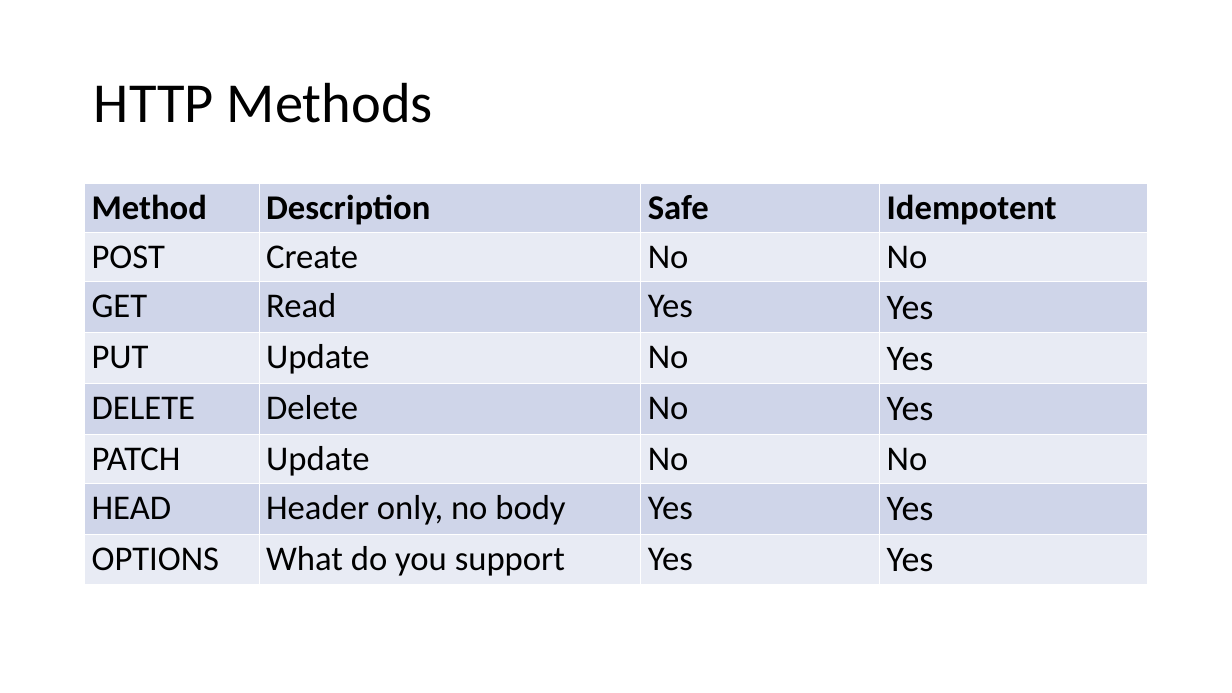
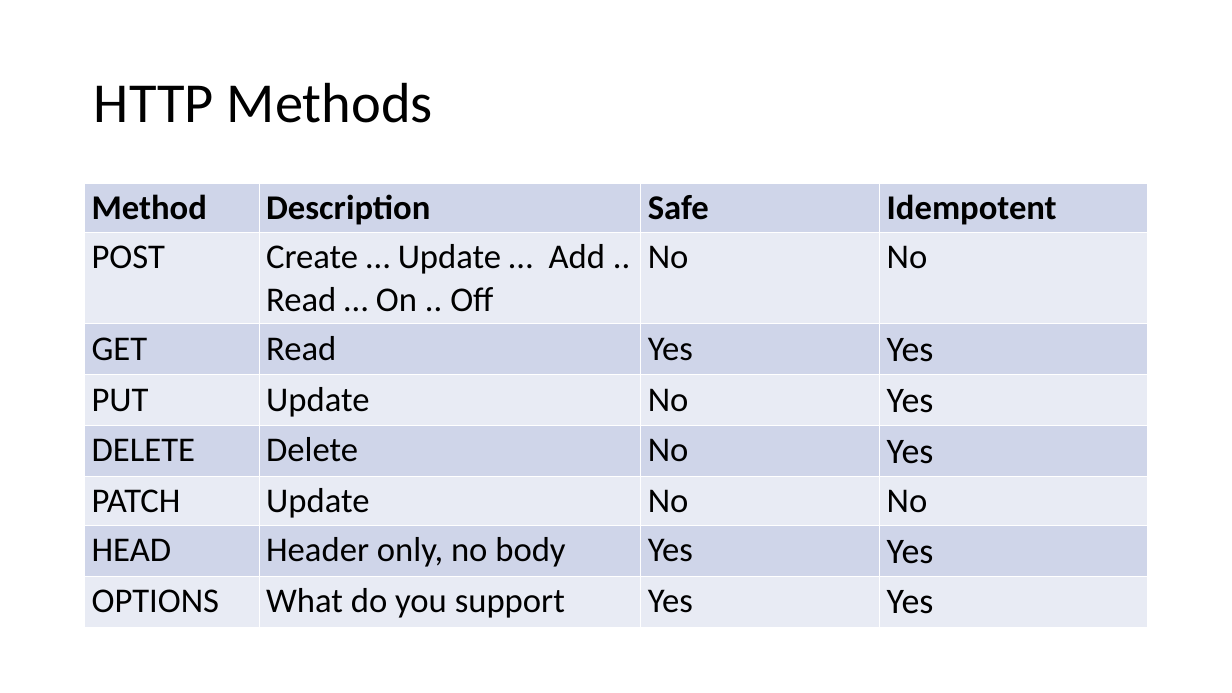
Before and after one commit to holytshirt/httpapipatterns, a slide deck: slide 10 of http api patterns.pptx. Drawn at 1232x693 pixels with LibreOffice and Linux fonts; fonts in the diff are those of the drawing. Boxes give left, top, right and bottom in pixels: in the first picture for what was removed or moved away, otherwise in the second. Text is boxed around its words. In the diff, an @@ line names an element or a change of style, - is before the commit and + after.

```diff
--- a/http api patterns.pptx
+++ b/http api patterns.pptx
@@ table at box(85, 183, 1148, 622) @@
-row 2, column 2: Create
+row 2, column 2: Create … Update … Add .. Read … On .. Off
```
Also in this commit, not shown: 5 other slides changed.
